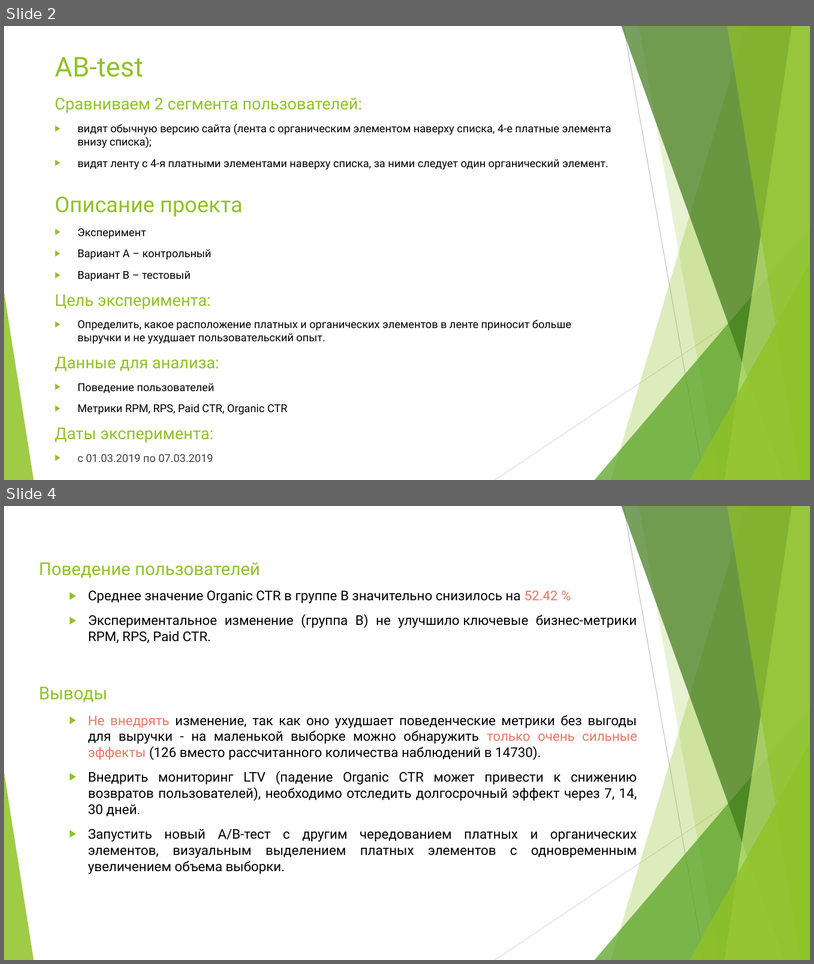
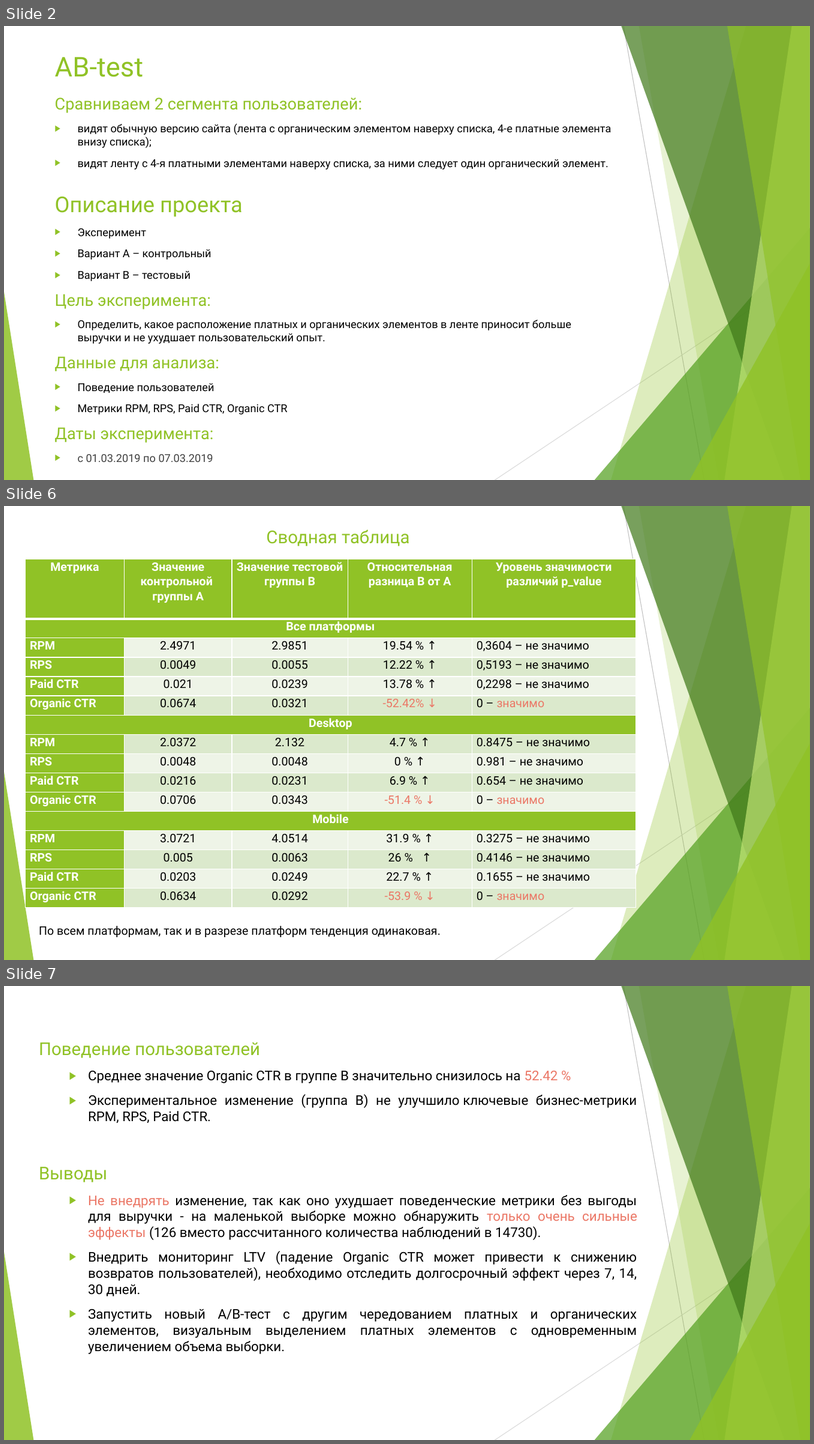
Before and after one commit to julmiha25-sys/MathStatistica, a slide deck: А-В_тест_анализ_Marketpele_Feed/AB-test Marketpele Feed.pptx. Shown one above the other, each under a label of ours: slides 2 and 4 before the commit, slides 2, 6 and 7 after it; the slides between them are not shown. The pictures are 814x964 and 814x1444 pixels, drawn with LibreOffice and Linux fonts; fonts in the diff are those of the drawing. Boxes give left, top, right and bottom in pixels: in the first picture for what was removed or moved away, otherwise in the second. Text is boxed around its words. In the diff, an @@ line names an element or a change of style, - is before the commit and + after.

```diff
--- a/А-В_тест_анализ_Marketpele_Feed/AB-test Marketpele Feed.pptx
+++ b/А-В_тест_анализ_Marketpele_Feed/AB-test Marketpele Feed.pptx
@@ slide 6 added at [4,506,810,960], background #FFFFFF; not listed: 10 template elements that a slide beside it also shows @@
@@ text added at [39,529,441,937], 14 pt, text #000000 @@
+Сводная таблица
+По всем платформам, так и в разрезе платформ тенденция одинаковая.
@@ table added at [25,559,636,907], 16 rows, 5 columns @@
+Метрика | Значение контрольной группы А | Значение тестовой группы В | Относительная разница B от A | Уровень значимости различий p_value
+Все платформы |  |  |  | 
+RPM | 2.4971 | 2.9851 | 19.54 % ↑ | 0,3604 – не значимо
+RPS | 0.0049 | 0.0055 | 12.22 % ↑ | 0,5193 – не значимо
+Paid CTR | 0.021 | 0.0239 | 13.78 % ↑ | 0,2298 – не значимо
+Organic CTR | 0.0674 | 0.0321 | -52.42% ↓ | 0 – значимо
+Desktop |  |  |  | 
+RPM | 2.0372 | 2.132 | 4.7 % ↑ | 0.8475 – не значимо
+RPS | 0.0048 | 0.0048 | 0 % ↑ | 0.981 – не значимо
+Paid CTR | 0.0216 | 0.0231 | 6.9 % ↑ | 0.654 – не значимо
+Organic CTR | 0.0706 | 0.0343 | -51.4 % ↓ | 0 – значимо
+Mobile |  |  |  | 
+RPM | 3.0721 | 4.0514 | 31.9 % ↑ | 0.3275 – не значимо
+RPS | 0.005 | 0.0063 | 26 % ↑ | 0.4146 – не значимо
+Paid CTR | 0.0203 | 0.0249 | 22.7 % ↑ | 0.1655 – не значимо
+Organic CTR | 0.0634 | 0.0292 | -53.9 % ↓ | 0 – значимо
@@ what was slide 4 is now slide 7 @@
```
Also in this commit, not shown: 1 slide changed, 2 other slides added.
